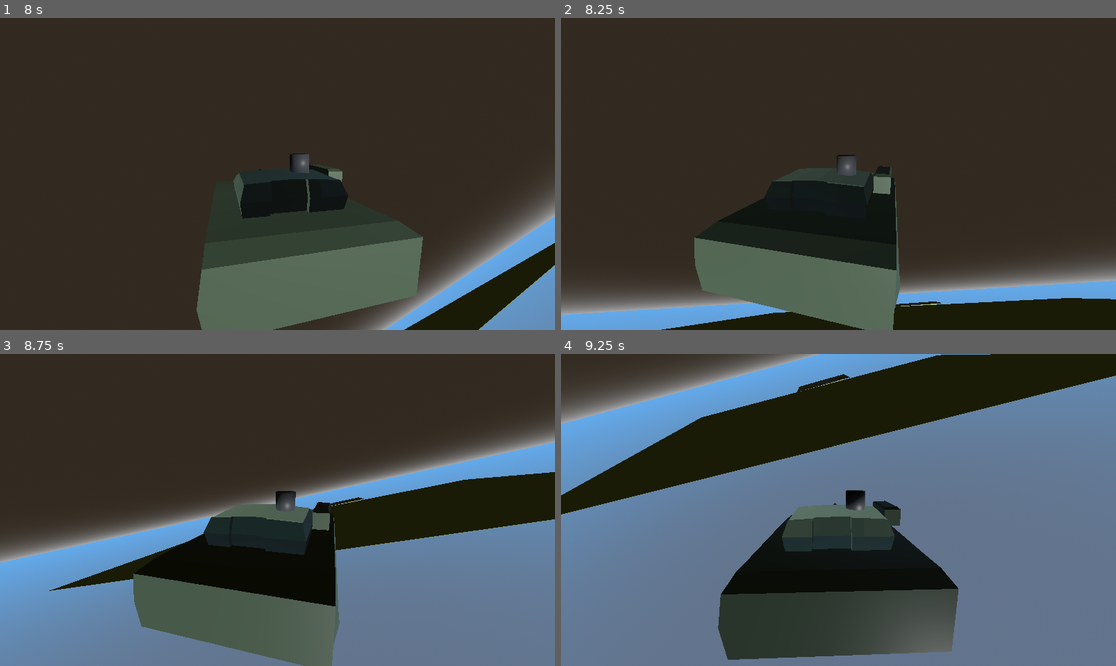
Above: before the commit, frames 1-4 (two rows, left to right).
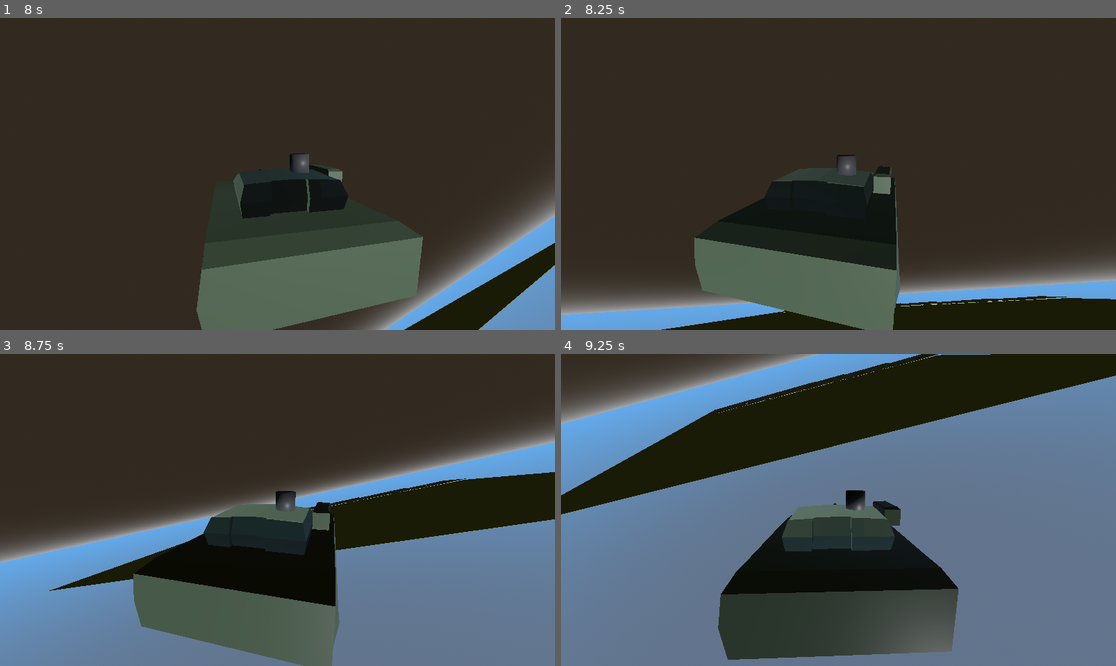
Above: after the commit, the same moments.

Repository: SzymonM06/TechQuest2026_ZSTStrzyzow
Game: Godot game, scene res://level.tscn
The game is run twice, just before and just after one commit, with the same random seed, the same clock (stepped at 60 frames per second) and the same inputs.
Inputs (mouse positions are in pixels of both pictures, inside the frame that each line leads up to):
- Up to frame 1 (8 s): tap Enter (ui_accept) at 0.5, 0.77, 1.52, 2, 2.75, 3.02, 3.77, 4.52, 6.02, 6.77, 7.52 s; move the mouse to (271, 180) at 0.52 s; hold W (forward) 0.53-2.78 s; move the mouse to (316, 177) at 1.27 s; move the mouse to (233, 170) at 2.02 s; move the mouse to (283, 174) at 2.77 s; hold A (left) 2.78-3.53 s; move the mouse to (255, 167) at 3.52 s; hold W (forward) 3.53-5.78 s; move the mouse to (305, 174) at 4.27 s; move the mouse to (249, 174) at 5.02 s; move the mouse to (288, 167) at 5.77 s; hold D (right) 5.78-6.53 s; move the mouse to (271, 180) at 6.52 s; hold W (forward) from 6.53 s (still down); move the mouse to (316, 177) at 7.27 s
- Up to frame 2 (8.25 s): keep holding W (forward); move the mouse to (794, 170) at 8.02 s
- Up to frame 3 (8.75 s): keep holding W (forward)
- Up to frame 4 (9.25 s): move the mouse to (844, 510) at 8.77 s; release W (forward) at 8.78 s; hold A (left) from 8.78 s (still down); tap Enter (ui_accept) at 9.02 s

Frame 1 is identical in both runs. In frame 2, 0.2% of the frame differs, in the area x 39-92%, y 89-95%; in frame 3, 0.2%; in frame 4, 0.5%, in the area x 25-68%, y 0-21%.

Commit message:
Rysy_update

Diff:
--- a/level.tscn
+++ b/level.tscn
@@ -214,3 +214,24 @@
 
 [node name="mountain" parent="." unique_id=1231496093 instance=ExtResource("8_km5ld")]
 transform = Transform3D(-0.004921204, -0.016300652, 0.999855, -8.022949e-05, 0.99986714, 0.016300455, -0.99998784, 0, -0.0049218577, 31.870794, -0.2884159, -205.74748)
+
+[node name="mountain5" parent="." unique_id=1298198294 instance=ExtResource("8_km5ld")]
+transform = Transform3D(-0.004921204, -0.016300652, 0.999855, -8.022949e-05, 0.99986714, 0.016300455, -0.99998784, 0, -0.0049218577, -47.096863, -0.2884159, -205.74748)
+
+[node name="mountain2" parent="." unique_id=167195489 instance=ExtResource("8_km5ld")]
+transform = Transform3D(-0.004921204, -0.016300652, 0.999855, -8.022949e-05, 0.99986714, 0.016300455, -0.99998784, 0, -0.0049218577, 85.67805, -0.2884159, -205.74748)
+
+[node name="mountain3" parent="." unique_id=1726489860 instance=ExtResource("8_km5ld")]
+transform = Transform3D(-0.0044291024, -0.014670588, 0.8998695, -7.2206545e-05, 0.8998804, 0.01467041, -0.89998907, 3.1432135e-10, -0.004429691, 141.80632, -0.2884159, -197.11295)
+
+[node name="mountain7" parent="." unique_id=535467054 instance=ExtResource("8_km5ld")]
+transform = Transform3D(-0.0044291024, -0.014670588, 0.8998695, -7.2206545e-05, 0.8998804, 0.01467041, -0.89998907, 3.1432135e-10, -0.004429691, -117.146866, -0.2884159, -197.11295)
+
+[node name="mountain4" parent="." unique_id=1991126095 instance=ExtResource("8_km5ld")]
+transform = Transform3D(-0.004133829, -0.013692549, 0.8398782, -6.739277e-05, 0.8398884, 0.013692383, -0.8399898, 2.933666e-10, -0.0041343784, -14.890762, -0.2884159, -191.44286)
+
+[node name="mountain8" parent="." unique_id=1258628271 instance=ExtResource("8_km5ld")]
+transform = Transform3D(-0.004133829, -0.013692549, 0.8398782, -6.739277e-05, 0.8398884, 0.013692383, -0.8399898, 2.933666e-10, -0.0041343784, 190.77248, -0.2884159, -191.44286)
+
+[node name="mountain6" parent="." unique_id=1400677226 instance=ExtResource("8_km5ld")]
+transform = Transform3D(-0.004133829, -0.013692549, 0.8398782, -6.739277e-05, 0.8398884, 0.013692383, -0.8399898, 2.933666e-10, -0.0041343784, -82.74528, -0.2884159, -191.44286)
